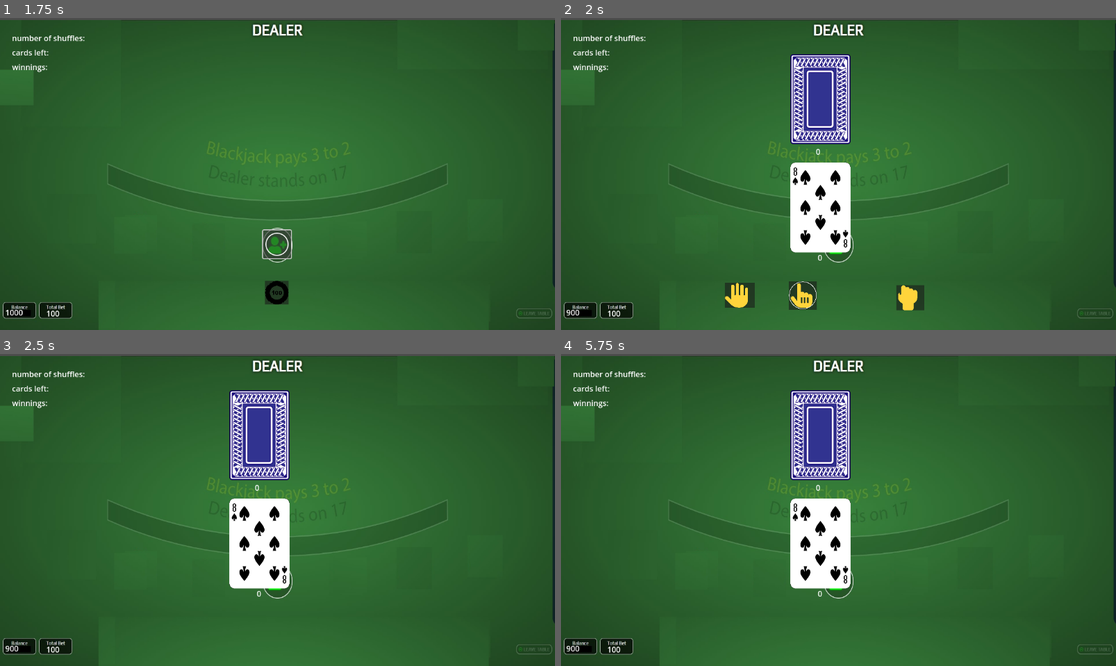
Above: before the commit, frames 1-4 (two rows, left to right).
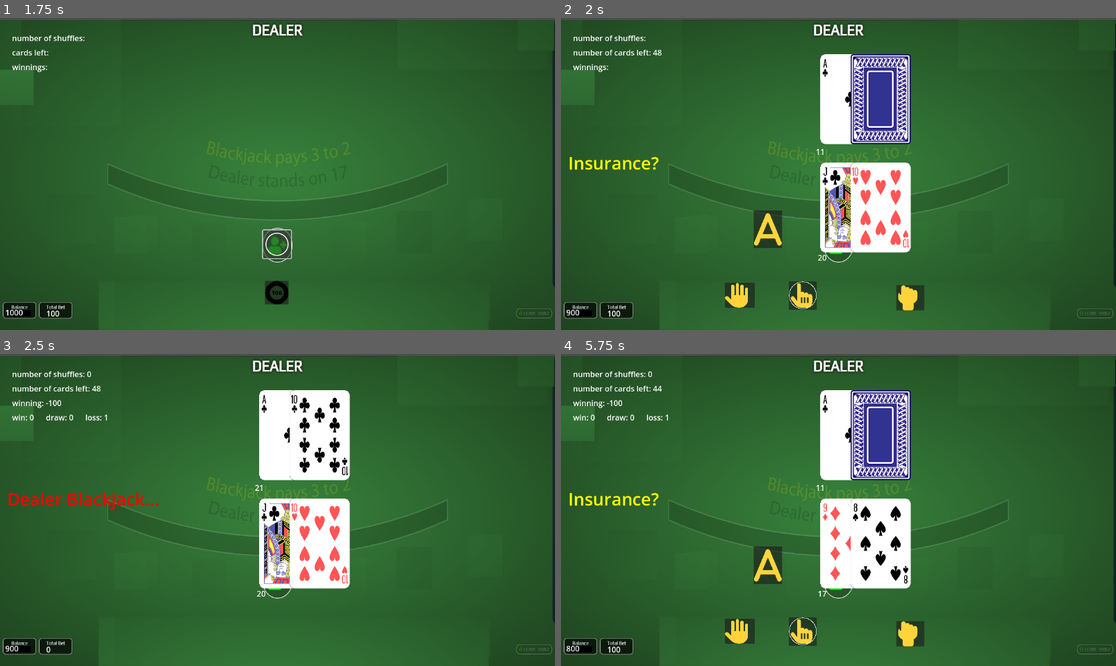
Above: after the commit, the same moments.

Repository: dooyoon/blackjack21-godot
Game: Godot game, scene res://main.tscn
Same seed, same stepped clock (60 frames per second), same inputs: the game is played once before the commit and once after it.
Inputs (mouse positions are in pixels of both pictures, inside the frame that each line leads up to):
- Up to frame 1 (1.75 s): click (277, 292) at 0.5 s; click (277, 245) at 1.25 s
- Up to frame 2 (2 s): no input
- Up to frame 3 (2.5 s): click (177, 631) at 2 s
- Up to frame 4 (5.75 s): tap Enter at 2.75 s; tap Space at 3.5 s; click (838, 628) at 4.27 s; click (838, 581) at 5.02 s

Frame 1 is identical in both runs. In frame 2, 13% of the frame differs, in the area x 1-64%, y 10-78%; in frame 3, 13%; in frame 4, 14%, in the area x 1-66%, y 5-96%.
Error before the commit: Invalid access to property or key 'cards' on a base object of type 'Array'. (res://main.gd:199)

Commit message:
refactor to handle mutiple splits

Diff:
--- a/main.gd
+++ b/main.gd
@@ -1,6 +1,6 @@
 extends Node
 
-var numberOfDecks = 2
+var numberOfDecks = 1
 var deck = []
 var dealer = player.new()
 var player1 = player.new()
@@ -8,7 +8,6 @@
 var viewCenterX
 var viewCenterY
 var cardSize = 125
-var isActive = players.player1
 var numberOfShuffles = 0
 var stats = {'win':0, 'draw': 0, 'loss':0}
 var deplayForNewHand = 2 # senconds
@@ -64,28 +63,8 @@
 	card.score = score
 	return card
 
-func test():
-	var hands = {}
-	print ('size: %d ' % hands.size())
-	var card = card.new()
-	card.suit = 'Club'
-	card.value = 10
-	card.score =10
-	hands.set('1',[card])
-	print('here')
-	print(hands.values())
-	var card1 = hands.get('1')
-	card1.append(card)
-	print(card1[0].value)
-	hands.set('2',[card1])
-	print(hands.size())
-	print(hands.get('1').size())
-	print(hands.values().size())
-	print(hands[hands.keys()[1]])
-
 func _ready():
 	loadGameStats()
-	#test()
 
 	$Timer.wait_time = deplayForNewHand
 	showActions(actions.HIDE)
@@ -110,19 +89,11 @@
 	saveGameStats()
 
 	showActions(actions.HIDE)
-	isActive = players.player1
 
 	dealer.hands.clear()
-	dealer.hasAce=false
-	dealer.hasAce=false
 
 	player1.hands.clear()
-	player1.split.clear()
 	player1.bet = [0]
-	player1.hasAce=false
-	player1.insurance=false
-	#player1.totalBet=0
-	#player1.totalWin=0
 
 	$scores/totalDealer.visible = false
 	$scores/totalPlayer.visible = false
@@ -149,26 +120,25 @@
 	$placeBet.visible = false
 	$chip100.visible = false
 
-	dealCard(players.dealer,null)
-	#dealCard(players.dealer,mockCard('A'))
+	#dealCard(players.dealer,null)
+	dealCard(players.dealer,mockCard('A'))
 
 	dealCard(players.player1,null)
 	#dealCard(players.player1,mockCard(10))
 
-	dealCard(players.dealer,null)
-	#dealCard(players.dealer,mockCard(10))
+	#dealCard(players.dealer,null)
+	dealCard(players.dealer,mockCard(10))
 
 	dealCard(players.player1,null)
 	#dealCard(players.player1,mockCard('A'))
 
-	updateTotal()
-#	if isBlackjack(player1.hands):
-#		showDealerHidden(dealer.hands[1])
-#		checkScore()
-
-#	if dealer.hasAce:
-#		message('Insurance?',colors.YELLOW)
-#		$actions/Insurance.visible=true
+	if isBlackjack(player1.hands.values()[0]):
+		showDealerHidden(dealer.hands.values()[0].cards[1])
+		checkScore()
+
+	if dealer.hands.values()[0].hasAce:
+		message('Insurance?',colors.YELLOW)
+		$actions/Insurance.visible=true
 
 #	elif dealer.hands[1].score + dealer.hands[0].score == 21:
 #		dealer.hands[1].hidden=false
@@ -189,45 +159,143 @@
 	match to:
 		players.dealer:
 			if dealer.hands.size() == 0:
-				card.hidden=true
-				temphand = hand.new()
-				dealer.hands.set('0',[])
+					temphand = hand.new()
+					if card.value in ['A']: temphand.hasAce = true
+					dealer.hands.set('0',temphand)
 			else:
-				temphand = dealer.hands.values()[0]
-				if card.value in ['A']: temphand.hasAce = true
+				if dealer.hands.values()[0].cards.size() ==	1:
+					card.hidden=true
+
+			temphand = dealer.hands.values()[0]
+			temphand.cards.append(card)
 
 			getImg(players.dealer, card, temphand.cards.size())
+			temphand.score = getHandScore(temphand)
+
+			if (temphand.cards.size() >= 2):
+				temphand.blackjack = isBlackjack(temphand)
+				temphand.score = getHandScore(temphand)
+				if temphand.score > 21: temphand.busted = true
+
+			dealer.hands.values()[0] = temphand
+
+			$scores/totalDealer.visible = true
+			$scores/totalDealer.text = str(dealer.hands.values()[0].score)
+
+		players.player1:
+
+			match player1.hands.size():
+				0:
+					temphand = hand.new()
+					player1.hands.set('0',temphand)
+					temphand.bet = player1.bet[0]
+				_:
+					temphand = player1.hands.values()[0]
+
 			temphand.cards.append(card)
-			temphand.score = getHandScore(temphand)
-			dealer.hands.values()[0] = temphand
-
-		players.player1:
-
-			if here:
-				print('here')
-
-			if player1.hands.size() == 0:
-				temphand = hand.new()
-				player1.hands.set('0',[])
-			else:
-				temphand = player1.hands.values()[0]
-
 			getImg(players.player1, card, temphand.cards.size())
-			temphand.cards.append(card)
-			temphand.score = getHandScore(temphand)
-			if temphand.score > 21: temphand.busted = true
-			temphand.blackjack = isBlackjack(temphand.cards)
+
+			if (temphand.cards.size() >= 2):
+				temphand.blackjack = isBlackjack(temphand)
+				temphand.score = getHandScore(temphand)
+				if temphand.score > 21: temphand.busted = true
+
 			player1.hands.values()[0] = temphand
-			#showDoubleSplit(player1.hands)
+
+			$scores/totalPlayer.visible = true
+			$scores/totalPlayer.text = str(player1.hands.values()[0].score)
 
 
 	deck.pop_at(index)
 
-	$scores/totalDealer.visible = true
-	$scores/totalPlayer.visible = true
-
-	#update hand score, blackjack, hasAce, busted, done
-	#updateTotal()
+	#stats:
+	$stats/cardsRemaining.text = 'number of cards left: %s' % str(deck.size())
+
+func nextTurn():
+	#set the current playing hand to be done so that next hand can be played
+	for n in player1.hands.values().size():
+		if !player1.hands.values()[n].done:
+			player1.hands.values()[n].done = true
+			break
+
+	if allPlayersHandsDone():
+		dealersTurn()
+		checkScore()
+		playsound()
+		$stats/Balance.text = str(player1.balance)
+		player1.bet = [0]
+		$stats/Bet.text = str(player1.bet[0])
+
+		$Timer.start()
+
+		updateStats()
+
+func allPlayersHandsDone():
+	var allhandsdone = true
+	for temphand in player1.hands.values():
+		if !temphand.done: allhandsdone = false
+	return allhandsdone
+
+func dealersTurn():
+	showActions(actions.HIDE)
+
+	dealer.hands.values()[0].cards[1].hidden = false
+	showDealerHidden(dealer.hands.values()[0].cards[1])
+
+	#update dealerscore
+	dealer.hands.values()[0].score =  getHandScore(dealer.hands.values()[0])
+
+	#are there any player not busted?
+	var liveHands=false
+	for n in player1.hands.values().size():
+		if !player1.hands.values()[n].busted: liveHands=true
+
+	# dealer hits on soft-17
+	var soft17=false
+	if dealer.hands.values()[0].cards.size() == 2 && dealer.hands.values()[0].score == 17 && 	dealer.hands.values()[0].hasAce:
+		soft17=true
+
+	while ((soft17 || dealer.hands.values()[0].score < 17) && liveHands):
+		dealCard(players.dealer,null)
+
+func checkScore():
+	var dealerBlackjack = dealer.hands.values()[0].blackjack
+	var dealerScore =  dealer.hands.values()[0].score
+
+	for temphand in player1.hands.values():
+		if temphand.blackjack && dealerBlackjack:
+			message('BlackJack!',colors.ORANGE)
+			player1.balance += temphand.bet * 2.5
+			player1.totalWin += temphand.bet * 2.5
+			stats.win += 1
+		elif temphand.blackjack && dealerBlackjack:
+			message('Even Money',colors.CYAN)
+			player1.balance += temphand * 2
+			player1.totalWin += temphand * 2
+			stats.win += 1
+		elif dealerBlackjack:
+			message('Dealer Blackjack...',colors.RED)
+			# Did any one do Insurance?
+			if temphand.insurance:
+				player1.balance += temphand.bet * 2
+				player1.totalWin += temphand.bet * 2
+			stats.loss += 1
+		elif temphand.score <= 21:
+			if temphand.score > dealerScore || dealerScore > 21:
+				message('Won',colors.ORANGE)
+				player1.balance += temphand.bet * 2
+				player1.totalWin += temphand.bet * 2
+				stats.win += 1
+			elif temphand.score < dealerScore:
+				message('Lost',colors.RED)
+				stats.loss += 1
+			elif temphand.score == dealerScore:
+				message('Push',colors.CYAN)
+				player1.balance += temphand.bet
+				player1.totalWin += temphand.bet
+				stats.draw += 1
+		elif dealerScore <= 21:
+			message('Lost',colors.RED)
 
 func getHandScore(hand):
 	var totalScore = 0
@@ -252,8 +320,8 @@
 
 func isBlackjack(hand):
 	var score=0
-	if hand.size() == 2:
-		for n in hand:
+	if hand.cards.size() == 2:
+		for n in hand.cards:
 			score += n.score
 		if score == 21: return true
 	return false
@@ -261,15 +329,6 @@
 func updateMoney():
 	$stats/Balance.text = str(player1.balance)
 	$stats/Bet.text = str(player1.bet[0])
-
-func updateTotal():
-	$scores/totalPlayer.text = str(player1.hands.values()[0].score)
-	$scores/totalDealer.text = str(dealer.hands.values()[0].score)
-	#if (player1.split.size() > 0):
-	#	$scores/totalSplit.text = str(getHandScore(player1.split))
-
-	#stats:
-	$stats/cardsRemaining.text = 'number of cards left: %s' % str(deck.size())
 
 func updateStats():
 	#stats:
@@ -304,115 +363,12 @@
 			$actions/Split.visible = false
 			$actions/Insurance.visible = false
 
-func showDoubleSplit(hand):
-	if hand.size() == 2:
-		if hand[0].score == hand[1].score: showActions(actions.SPLIT)
-	if hand.size() > 2:
-		showActions(actions.DOUBLE_OFF)
-		showActions(actions.SPLIT_OFF)
-
-func dealersTurn():
-	showActions(actions.HIDE)
-	isActive = players.dealer
-
-	dealer.hands.values()[0].cards[0].hidden = false
-	showDealerHidden(dealer.hands.values()[0].cards[0])
-
-	if getHandScore(player1.hands) > 21:
-		checkScore() # if player busted, checkScore and start new hand
-
-	# dealer hits on soft-17
-	if getHandScore(dealer.hands) == 17 && dealer.hasAce && dealer.hands.size() == 2:
-		dealCard(players.dealer,null)
-
-	#var count=0
-	while (getHandScore(dealer.hands) < 17 && getHandScore(player1.hands) <= 21):
-		dealCard(players.dealer,null)
-
-	checkScore()
-
-func nextTurn():
-#	if player1.split.size() > 0 && isActive != players.split:
-#		isActive = players.split
-#		$scores/totalPlayer.add_theme_color_override('font_color','WHITE')
-#		$scores/totalSplit.add_theme_color_override('font_color','RED')
-#		dealCard(isActive, null)
-#		updateTotal()
-#	elif isActive == players.split:
-#		isActive = players.dealer
-#		$scores/totalSplit.add_theme_color_override('font_color','WHITE')
-#	else:
-#		isActive = players.dealer
-
-	isActive = players.dealer
-	if isActive == players.dealer:	dealersTurn()
-
-func checkScore():
-	var playerScore
-	var playerBlackjack
-	var dealerScore = getHandScore(dealer.hands)
-	var dealerBlackjack = isBlackjack(dealer.hands)
-
-	for n in player1.bet.size():
-		match n:
-			0:
-				playerScore = getHandScore(player1.hands)
-				playerBlackjack = isBlackjack(player1.hands)
-			1:
-				playerScore = getHandScore(player1.split)
-				playerBlackjack = isBlackjack(player1.split)
-
-		if playerBlackjack && !dealerBlackjack:
-			message('BlackJack!',colors.ORANGE)
-			player1.balance += player1.bet[n] + player1.bet[n] * 1.5
-			player1.totalWin += player1.bet[n] + player1.bet[n] * 1.5
-			stats.win += 1
-			isActive = players.none
-		elif playerBlackjack && dealerBlackjack:
-			message('Even Money',colors.CYAN)
-			player1.balance += player1.bet[n] * 2
-			player1.totalWin += player1.bet[n] * 2
-			stats.win += 1
-			isActive = players.none
-		elif dealerBlackjack:
-			message('Dealer Blackjack...',colors.RED)
-			# Did any one do Insurance?
-			if player1.insurance:
-				player1.balance += player1.bet[0] * 1.5
-				player1.totalWin += player1.bet[0] * 1.5
-			stats.loss += 1
-			isActive = players.none
-		elif !playerScore > 21:
-			if dealerScore > 21 || playerScore > dealerScore:
-				message('Won',colors.ORANGE)
-				player1.balance += player1.bet[n] * 2
-				player1.totalWin += player1.bet[n] * 2
-				stats.win += 1
-				isActive = players.none
-			elif dealerScore > playerScore:
-				message('Lost',colors.RED)
-				stats.loss += 1
-				isActive = players.none
-			elif dealerScore == playerScore:
-				message('Push',colors.CYAN)
-				player1.balance += player1.bet[n]
-				player1.totalWin += player1.bet[n]
-				stats.draw += 1
-				isActive = players.none
-
-		elif playerScore > 21 && dealerScore <=21:
-			message('Lost',colors.RED)
-			isActive = players.none
-
-	if isActive == players.none:
-		playsound()
-		$stats/Balance.text = str(player1.balance)
-		player1.bet = [0]
-		$stats/Bet.text = str(player1.bet[0])
-
-		$Timer.start()
-
-		updateStats()
+#func showDoubleSplit(hand):
+#	if hand.size() == 2:
+#		if hand[0].score == hand[1].score: showActions(actions.SPLIT)
+#	if hand.size() > 2:
+#		showActions(actions.DOUBLE_OFF)
+#		showActions(actions.SPLIT_OFF)
 
 func _placeBet_button_pressed():
 
@@ -431,85 +387,83 @@
 func _chip100_button_pressed():
 	$sound/chip.play()
 	await $sound/chip.finished
-	if isActive == players.dealer: return
 
 	player1.bet[0] += 100
 	updateMoney()
+
+func _hit_button_pressed():
+	if $actions/Insurance.visible == true:
+		$actions/Insurance.visible = false
+	if dealer.hands.values()[0].blackjack: dealersTurn(); return
+
+	for n in player1.hands.size():
+		if !player1.hands.values()[n].done:
+			dealCard(players.player1,null)
+			if player1.hands.values()[n].busted:
+				nextTurn()
 
 func _stand_button_pressed():
 	$actions/Insurance.visible = false
 	nextTurn()
 
-func _hit_button_pressed():
-	here=true
-	if $actions/Insurance.visible == true:
-		$actions/Insurance.visible = false
-	if isBlackjack(dealer.hands): dealersTurn(); return
-
-	match isActive:
-		players.split:
-			dealCard(players.split,null)
-			if getHandScore(player1.split) >= 21:
-				nextTurn()
-		_:
-			dealCard(players.player1,null)
-			if player1.hands.values()[0].busted:
-				nextTurn()
-				#dealersTurn()
-
-
 func _double_button_pressed():
 	if $actions/Insurance.visible == true:
 		$actions/Insurance.visible = false
-	if isBlackjack(dealer.hands): dealersTurn(); return
-
-	if isActive == players.player1:
-		if player1.balance >= player1.bet[0]:
-			player1.balance -= player1.bet[0]
-			player1.totalBet += player1.bet[0]
-			player1.bet[0] = player1.bet[0] * 2
-		else:
-			message('Need more money!',colors.RED)
-	elif isActive == players.split && player1.bet.size() > 1:
-		if player1.balance >= player1.bet[1]:
-			player1.balance -= player1.bet[1]
-			player1.totalBet += player1.bet[1]
-			player1.bet[1] = player1.bet[1] * 2
-		else:
-			message('Need more money!',colors.RED)
+	if dealer.hands[0].blackjack: dealersTurn(); return
+
+	for n in player1.hands.size():
+		if !player1.hands[n].done:
+			if player1.balance >= player1.hands[0].bet:
+				player1.balance -= player1.hands[n].bet
+				player1.totalBet += player1.hands[n].bet
+				player1.hands[n].bet = player1.hands[n].bet * 2
+				player1.hands[n].done = true
+				dealCard(players.player1,null)
+			else:
+				message('Don not have enough money!',colors.RED)
 
 	updateMoney()
-	dealCard(isActive,null)
 	nextTurn()
 
 func _split_button_pressed():
 	if $actions/Insurance.visible == true:
 		$actions/Insurance.visible = false
-	if isBlackjack(dealer.hands): dealersTurn(); return
-
-	#if player1.hands.size() == 1: return
-	message("Split",colors.RED)
-	player1.split.append(player1.hands[1])
-	player1.hands.pop_back()
-	$scores/totalSplit.visible = true
-	$scores/totalPlayer.add_theme_color_override('font_color','RED')
-	remove_child(dealtCardsImg[player1.split[0].imageIndex])
-
-	getImg(players.split,player1.split[0],player1.split.size())
-	dealCard(players.player1,null)
-
-	player1.bet.append(player1.bet[0])
-	player1.balance -= player1.bet[0]
-	player1.totalBet += player1.bet[0]
-	updateTotal()
+	if dealer.hands[0].blackjack: dealersTurn(); return
+
+	for n in player1.hands.size():
+		# hands still in play and only when there are only 2 cards for split.
+		if !player1.hands[n].done && player1.hands[n].cards.size() == 2:
+			message("Split",colors.RED)
+			$scores/totalSplit.visible = true
+			$scores/totalPlayer.add_theme_color_override('font_color','RED')
+
+			var temphand = hand.new()
+			temphand.cards.append(player1.hands.values()[n].cards[1])
+			player1.hands.values()[n].cards.pop_back()
+			remove_child(dealtCardsImg[temphand.cards[0].imageIndex])
+
+			getImg(players.split,temphand.cards[0],1)
+
+			temphand.bet = player1.hands[n].bet
+			player1.balance -= temphand.bet
+			player1.totalBet += temphand.bet
+
+			player1.hands.append(temphand)
+			player1.hands[n].done = true
+			dealCard(players.player1,null)
+
+			nextTurn()
 
 func _insurance_button_pressed():
-	message("Got Insurance", colors.ORANGE)
+	message("Buy Insurance", colors.ORANGE)
 	$actions/Insurance.visible=false
-	player1.balance -= player1.bet[0] / 2
-	player1.totalBet += player1.bet[0] / 2
-	updateMoney()
-	if isBlackjack(dealer.hands):
+	#only if balance has enough to cover insurance
+	if player1.balance >= player1.hands.values()[0].bet:
+		player1.balance -= player1.hands.values()[0].bet / 2
+		player1.totalBet += player1.hands.values()[0].bet / 2
+		player1.hands.values()[0].insurance = true
+		updateMoney()
+	if dealer.hands.values()[0].blackjack:
 		nextTurn()
 
 func getImgPath(tempCard):
@@ -535,18 +489,16 @@
 	match to:
 		players.dealer:
 			newCard.position.y = 75
-			newCard.position.x = (get_viewport().size.x + (count * cardSize)) / 2 - 100	#newCard.position.x = viewCenterX - size/2
+			newCard.position.x = (get_viewport().size.x + (count * cardSize)) / 2 - 100 #newCard.position.x = viewCenterX - size/2
 		players.split:
 			newCard.position.y = 300
-			newCard.position.x = (get_viewport().size.x + (count * cardSize)) / 2 - 500	#newCard.position.x = viewCenterX - size/2
+			newCard.position.x = (get_viewport().size.x + (count * cardSize)) / 2 - 500 #newCard.position.x = viewCenterX - size/2
 		_:
 			newCard.position.y = 300
 			newCard.position.x = (get_viewport().size.x + (count * cardSize)) / 2 - 100
 
 	dealtCardsImg.append(newCard)
 	add_child(newCard)
-
-	tempCard.image = newCard
 
 func showDealerHidden(tempCard):
 	var path = getImgPath(tempCard)
@@ -555,9 +507,12 @@
 	image.resize(cardSize,cardSize*1.5)
 
 	var texture = ImageTexture.create_from_image(image)
-	tempCard.image.texture = texture
-
-	$scores/totalDealer.text = str(getHandScore(dealer.hands.values()[0].cards))
+
+	remove_child(dealtCardsImg[tempCard.imageIndex])
+	dealtCardsImg[tempCard.imageIndex].texture = texture
+	add_child(dealtCardsImg[tempCard.imageIndex])
+
+	$scores/totalDealer.text = str(getHandScore(dealer.hands.values()[0]))
 
 func loadBackground():
 	var background = TextureRect.new()
@@ -604,9 +559,11 @@
 	var imageIndex
 
 class hand:
+	var bet=0
 	var cards=[]
 	var score=0
 	var blackjack=false
+	var insurance=false
 	var split=false
 	var hasAce=false
 	var aceIndex=[]
@@ -617,6 +574,5 @@
 	var balance=1000
 	var bet=[0]
 	var hands={}
-	var insurance=false
 	var totalBet=0
 	var totalWin=0
Not shown: 1 places in main.tscn that only renumber resources
